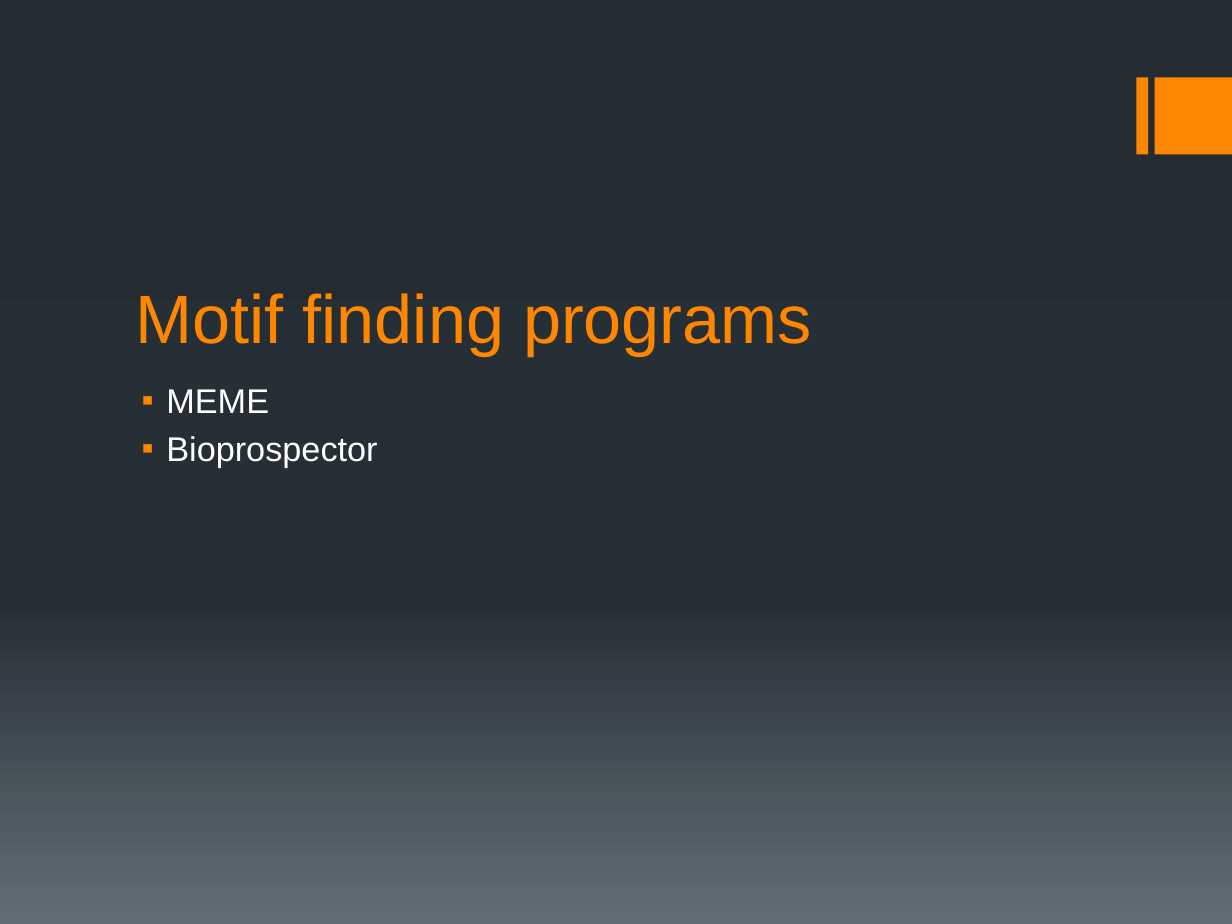
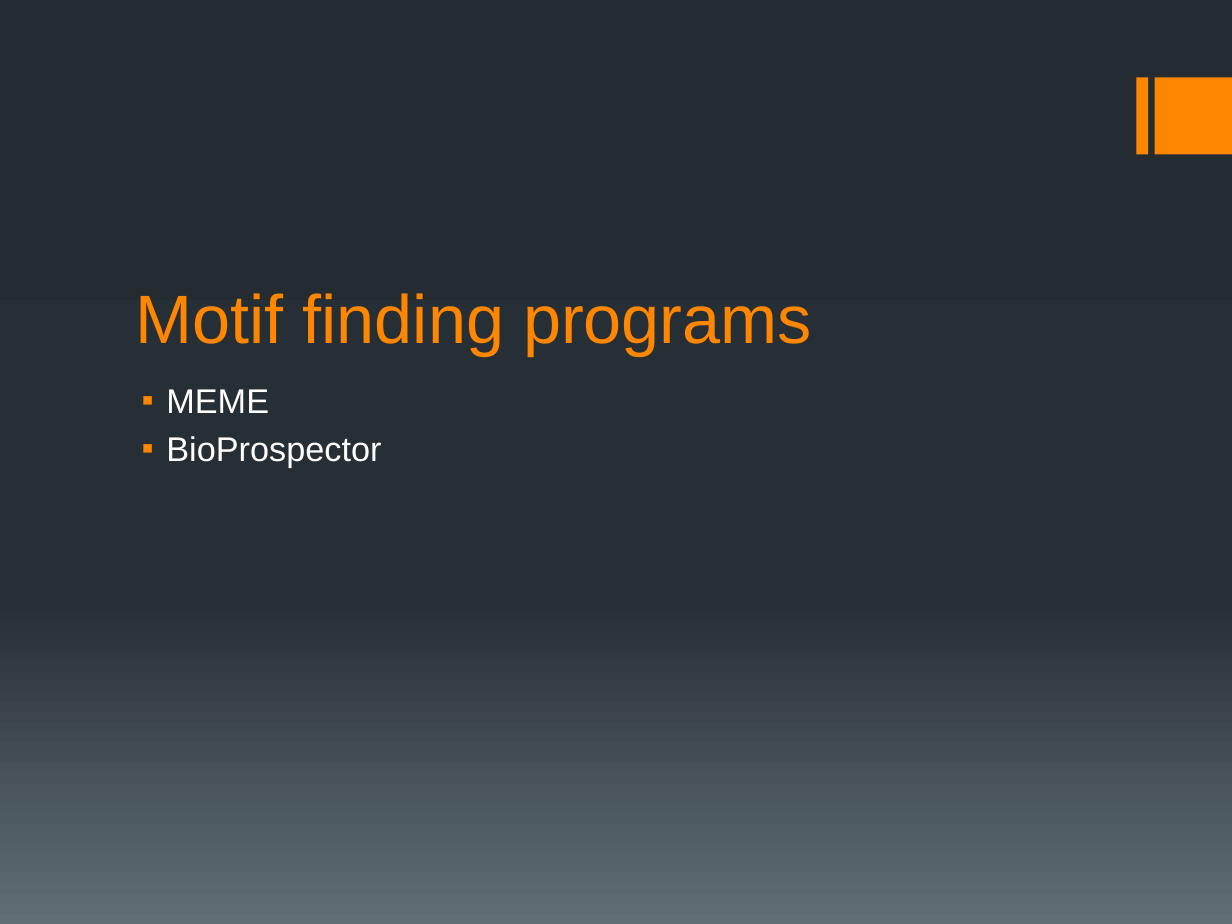
Before and after one commit to ship561/final-project, a slide deck: slide 4 of bioinformatics presentation.pptx (slide 3 before the commit). Drawn at 1232x924 pixels with LibreOffice and Linux fonts; fonts in the diff are those of the drawing. Boxes give left, top, right and bottom in pixels: in the first picture for what was removed or moved away, otherwise in the second. Text is boxed around its words. In the diff, an @@ line names an element or a change of style, - is before the commit and + after.

```diff
--- a/bioinformatics presentation.pptx
+++ b/bioinformatics presentation.pptx
@@ text at (166, 436, 381, 468): text changed @@
-▪ Bioprospector
+▪ BioProspector
```
Also in this commit, not shown: 3 other slides changed, 12 slides added, 2 slides removed, 1 other file.
